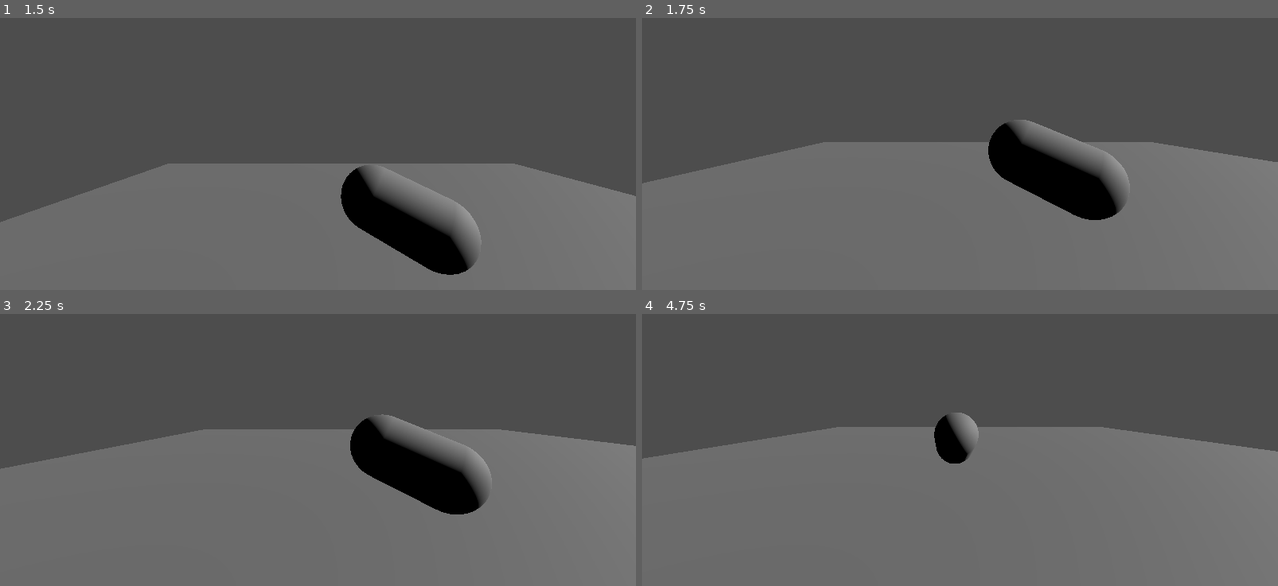
Above: before the commit, frames 1-4 (two rows, left to right).
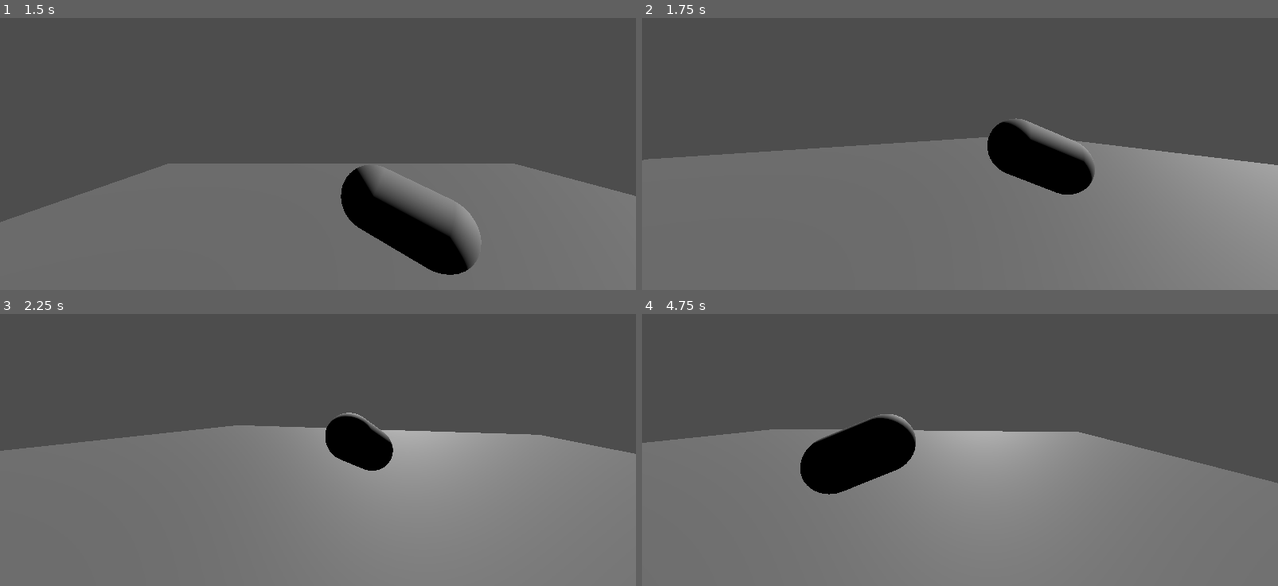
Above: after the commit, the same moments.

Repository: ChristianBuffa/Sk8te-Flip
Game: Godot game, scene res://Scenes/Test Scenes/test_main.tscn
Two runs of this game, one before a commit and one after it. Both use one fixed random seed, a clock stepped at 60 frames per second and the inputs below.
Inputs:
- Up to frame 1 (1.5 s): tap Enter (ui_accept) at 0.5, 0.77 s; hold D (SwerveRight) 0.53-1.28 s; tap Space (Flip) at 0.6 s; tap 1 (Emote 1, bound only after the commit) at 0.8, 1.35 s; hold Down (ui_down) from 1.28 s (still down)
- Up to frame 2 (1.75 s): keep holding Down (ui_down); tap Enter (ui_accept) at 1.52 s; tap Space (Flip) at 1.55 s
- Up to frame 3 (2.25 s): release Down (ui_down) at 2.03 s; hold D (SwerveRight) from 2.03 s (still down); tap S (Decelerate) at 2.1 s
- Up to frame 4 (4.75 s): tap 1 (Emote 1, bound only after the commit) at 2.3, 3.6 s; release D (SwerveRight) at 2.78 s; hold W (Accelerate) 2.78-3.53 s; tap Space (Flip) at 2.85, 4.35 s; tap Enter (ui_accept) at 3.02, 3.77, 4.52 s; hold A (SwerveLeft) from 3.53 s (still down)

Frame 1 is identical in both runs. In frame 2, 7.3% of the frame differs, in the area x 0-100%, y 36-80%; in frame 3, 11%; in frame 4, 15%, in the area x 0-100%, y 36-79%.

Commit message:
emote and idle

Diff:
--- a/Scenes/Camera/camera_follow.gd
+++ b/Scenes/Camera/camera_follow.gd
@@ -8,7 +8,7 @@
 	var current_velocity = get_parent().get_linear_velocity()
 	current_velocity.y = 0
 
-	if current_velocity.length_squared() > 1:
+	if current_velocity.length_squared() > 0.01:
 		direction = lerp(direction, -current_velocity.normalized(), smooth_speed * delta)
 
 	global_transform.basis = get_rotation_from_direction(direction)
--- a/Scenes/Player/Skate.gd
+++ b/Scenes/Player/Skate.gd
@@ -3,7 +3,16 @@
 const JUMP_FORCE = 5
 const IMPULSE_FORCE = 10
 const SWERVE_FORCE = 5
-var ROTATION_ANGLE = 1
+const ROTATION_ANGLE = 1
+@onready var animation_player = $Character_Ragdoll/AnimationPlayer
+
+func _ready():
+	animation_player.play("idle")
+
+
+func _process(delta):
+	if(Input.is_action_just_pressed("Emote 1")):
+		animation_player.play("emote-yes")
 
 func _physics_process(delta):
 	var is_on_floor = check_is_on_floor()
@@ -21,6 +30,7 @@
 			apply_torque_impulse(Vector3(0, -ROTATION_ANGLE, 0) * delta)
 
 		if Input.is_action_just_pressed("Flip"):
+			$SkateBoard_cs/AnimationPlayer.play("flip_animation")
 			apply_central_impulse(Vector3(0, JUMP_FORCE, 0))
 
 func check_is_on_floor() -> bool :
--- a/Scenes/Player/base_character.tscn
+++ b/Scenes/Player/base_character.tscn
@@ -16,6 +16,10 @@
 radius = 0.153777
 
 [node name="Root Scene" instance=ExtResource("1_28qoi")]
+
+[node name="Skeleton3D" parent="RootNode/character_skate_boy" index="0"]
+bones/4/rotation = Quaternion(0, 0, -0.382683, 0.92388)
+bones/5/rotation = Quaternion(0, 0, 0.382683, 0.92388)
 
 [node name="Physical Bone root" type="PhysicalBone3D" parent="RootNode/character_skate_boy/Skeleton3D" index="2"]
 transform = Transform3D(1, 0, 0, 0, 0, -1, 0, 1, 0, 0, 0.337505, 0)
@@ -84,10 +88,10 @@
 shape = SubResource("CapsuleShape3D_s0wy2")
 
 [node name="Physical Bone right arm" type="PhysicalBone3D" parent="RootNode/character_skate_boy/Skeleton3D" index="7"]
-transform = Transform3D(0.389104, -0.0670598, -0.91875, 0.0822177, 0.995895, -0.0378702, 0.917517, -0.060802, 0.39302, -0.672739, 0.212866, 0.166338)
+transform = Transform3D(0.217002, -0.751622, -0.622877, 0.333275, 0.656787, -0.676432, 0.917517, -0.060802, 0.39302, -0.452006, -0.170261, 0.166338)
 joint_type = 1
-joint_offset = Transform3D(1, 0, 0, 0, 1, 0, 0, 0, 1, 0.0606066, 0.0473248, -0.601288)
-body_offset = Transform3D(0.389104, -0.0670598, -0.91875, 0.0822177, 0.995895, -0.0378702, 0.917517, -0.060802, 0.39302, -0.572842, -0.0748844, 0.183588)
+joint_offset = Transform3D(1, 0, 0, 0, 1, 0, 0, 0, 1, 0.0606067, 0.0473249, -0.601288)
+body_offset = Transform3D(0.389104, -0.0670588, -0.91875, 0.0822173, 0.995895, -0.0378693, 0.917517, -0.060802, 0.39302, -0.572842, -0.0748839, 0.183588)
 bone_name = "arm_right"
 joint_constraints/bias = 0.3
 joint_constraints/damping = 1.0
@@ -98,10 +102,10 @@
 shape = SubResource("CapsuleShape3D_s0wy2")
 
 [node name="Physical Bone left arm" type="PhysicalBone3D" parent="RootNode/character_skate_boy/Skeleton3D" index="8"]
-transform = Transform3D(-0.415567, -0.000279473, -0.909563, 0.0822177, 0.995895, -0.0378702, 0.905839, -0.0905198, -0.413838, -0.0913772, 0.207933, -0.164017)
+transform = Transform3D(-0.235714, 0.704006, -0.669937, 0.351987, 0.704403, 0.616379, 0.905839, -0.0905198, -0.413838, -0.0916875, 0.366562, -0.164017)
 joint_type = 1
-joint_offset = Transform3D(1, 0, 0, 0, 1, 0, 0, 0, 1, 0.0600225, 0.0661501, -0.237736)
-body_offset = Transform3D(-0.415567, -0.000279473, -0.909563, 0.0822177, 0.995895, -0.0378702, 0.905839, -0.0905198, -0.413838, -0.191274, -0.0798166, -0.146767)
+joint_offset = Transform3D(1, 0, 0, 0, 1, 0, 0, 0, 1, 0.0600474, 0.0660756, -0.237665)
+body_offset = Transform3D(-0.415567, -0.000280619, -0.909563, 0.0822172, 0.995895, -0.0378712, 0.905839, -0.0905198, -0.413838, -0.191199, -0.079742, -0.146767)
 bone_name = "arm_left"
 joint_constraints/bias = 0.3
 joint_constraints/damping = 1.0
--- a/Scenes/Player/skate.tscn
+++ b/Scenes/Player/skate.tscn
@@ -1,7 +1,9 @@
-[gd_scene load_steps=7 format=3 uid="uid://dge141g0bdyd0"]
+[gd_scene load_steps=12 format=3 uid="uid://dge141g0bdyd0"]
 
 [ext_resource type="Script" path="res://Scenes/Player/Skate.gd" id="1_mav0y"]
 [ext_resource type="Texture2D" uid="uid://c0on8q16axhb1" path="res://Mini Skate/FBX format/skateboard-574cd99b67f687f2ccb3d6c12bb685f0_colormap.png" id="2_8ipfh"]
+[ext_resource type="PackedScene" uid="uid://cn82sur21s1vy" path="res://Scenes/Player/base_character.tscn" id="3_dipqk"]
+[ext_resource type="Script" path="res://Scenes/Camera/camera_follow.gd" id="4_vv1l6"]
 
 [sub_resource type="ConvexPolygonShape3D" id="ConvexPolygonShape3D_2dbxc"]
 points = PackedVector3Array(0.15, 0.0432967, 0.249961, 0.15, -2.72776e-15, 0.224951, 0.15, 0.0865934, 0.224951, 0.12498 …(730 unchanged characters)…
@@ -46,8 +48,44 @@
 blend_shape_mode = 0
 shadow_mesh = SubResource("ArrayMesh_medmt")
 
+[sub_resource type="Animation" id="Animation_a0i2p"]
+resource_name = "flip_animation"
+length = 0.5
+tracks/0/type = "value"
+tracks/0/imported = false
+tracks/0/enabled = true
+tracks/0/path = NodePath("SkateBoard_cs/skateboard:rotation")
+tracks/0/interp = 1
+tracks/0/loop_wrap = true
+tracks/0/keys = {
+"times": PackedFloat32Array(0, 0.5),
+"transitions": PackedFloat32Array(1, 1),
+"update": 0,
+"values": [Vector3(0, 0, 0), Vector3(0, 0, 6.28319)]
+}
+
+[sub_resource type="Animation" id="Animation_j1y0p"]
+length = 0.001
+tracks/0/type = "value"
+tracks/0/imported = false
+tracks/0/enabled = true
+tracks/0/path = NodePath("SkateBoard_cs/skateboard:rotation")
+tracks/0/interp = 1
+tracks/0/loop_wrap = true
+tracks/0/keys = {
+"times": PackedFloat32Array(0),
+"transitions": PackedFloat32Array(1),
+"update": 0,
+"values": [Vector3(0, 0, 0)]
+}
+
+[sub_resource type="AnimationLibrary" id="AnimationLibrary_0xv7r"]
+_data = {
+"RESET": SubResource("Animation_j1y0p"),
+"flip_animation": SubResource("Animation_a0i2p")
+}
+
 [node name="Skate" type="RigidBody3D"]
-transform = Transform3D(1, 0, 0, 0, 1, 0, 0, 0, 1, 0, 7.08845, 0)
 linear_damp = 0.1
 script = ExtResource("1_mav0y")
 
@@ -58,9 +96,56 @@
 mesh = SubResource("ArrayMesh_6drva")
 skeleton = NodePath("")
 
-[node name="Camera3D" type="Camera3D" parent="."]
-transform = Transform3D(-0.999779, -9.31116e-10, -0.0210471, -0.0105038, 0.866566, 0.498952, 0.0182387, 0.499063, -0.866374, 0, 0.773939, -2.07186)
+[node name="AnimationPlayer" type="AnimationPlayer" parent="SkateBoard_cs"]
+root_node = NodePath("../..")
+libraries = {
+"": SubResource("AnimationLibrary_0xv7r")
+}
 
 [node name="RayCast3D" type="RayCast3D" parent="."]
 transform = Transform3D(1, 0, 0, 0, 1, 0, 0, 0, 1, 0, 0.086988, 0)
 target_position = Vector3(0, -0.16, 0)
+
+[node name="Character_Ragdoll" parent="." instance=ExtResource("3_dipqk")]
+transform = Transform3D(1, 0, 0, 0, 1, 0, 0, 0, 1, 0, 0.215868, 0)
+
+[node name="Skeleton3D" parent="Character_Ragdoll/RootNode/character_skate_boy" index="0"]
+bones/5/rotation = Quaternion(0, 0, 0.382683, 0.92388)
+
+[node name="Physical Bone root" parent="Character_Ragdoll/RootNode/character_skate_boy/Skeleton3D" index="2"]
+transform = Transform3D(1, 0, 0, 0, 0, -1, 0, 1, 0, 0, 0.337505, 0)
+joint_offset = Transform3D(1, 0, 0, 0, 1, 0, 0, 0, 1, 0, 0, 0.337505)
+body_offset = Transform3D(1, 0, 0, 0, 0, -1, 0, 1, 0, 0, 0.337505, 0)
+
+[node name="Physical Bone torso" parent="Character_Ragdoll/RootNode/character_skate_boy/Skeleton3D" index="3"]
+transform = Transform3D(1, 0, 0, 0, 0, -1, 0, 1, 0, -1.44382e-15, 0.277387, 0.0121801)
+joint_offset = Transform3D(1, 0, 0, 0, 1, 0, 0, 0, 1, 0, -0.0409301, 0.101137)
+body_offset = Transform3D(1, 0, 0, 0, 0, -1, 0, 1, 0, 0, 0.101137, 0.0409301)
+
+[node name="Physical Bone right leg" parent="Character_Ragdoll/RootNode/character_skate_boy/Skeleton3D" index="5"]
+transform = Transform3D(1, 0, 0, 0, 0, -1, 0, 1, 0, -0.609064, 0.063039, -0.0489044)
+joint_offset = Transform3D(1, 0, 0, 0, 1, 0, 0, 0, 1, 0.525493, 0.0201544, -0.113211)
+body_offset = Transform3D(1, 0, 0, 0, 0, -1, 0, 1, 0, -0.525493, -0.113211, -0.0201544)
+
+[node name="Physical Bone left leg" parent="Character_Ragdoll/RootNode/character_skate_boy/Skeleton3D" index="6"]
+transform = Transform3D(1, 0, 0, 0, 0, -1, 0, 1, 0, -0.429314, 0.06551, -0.0489044)
+joint_offset = Transform3D(1, 0, 0, 0, 1, 0, 0, 0, 1, 0.512885, 0.0201544, -0.11074)
+body_offset = Transform3D(1, 0, 0, 0, 0, -1, 0, 1, 0, -0.512885, -0.11074, -0.0201544)
+
+[node name="Physical Bone right arm" parent="Character_Ragdoll/RootNode/character_skate_boy/Skeleton3D" index="7"]
+transform = Transform3D(0.217002, -0.751622, -0.622877, 0.333275, 0.656786, -0.676432, 0.917517, -0.060802, 0.39302, -0.452006, -0.170261, 0.166338)
+joint_offset = Transform3D(1, 0, 0, 0, 1, 0, 0, 0, 1, 0.0606067, 0.0473249, -0.601288)
+body_offset = Transform3D(0.389104, -0.0670587, -0.91875, 0.0822173, 0.995895, -0.0378693, 0.917517, -0.060802, 0.39302, -0.572842, -0.0748838, 0.183588)
+
+[node name="Physical Bone left arm" parent="Character_Ragdoll/RootNode/character_skate_boy/Skeleton3D" index="8"]
+transform = Transform3D(-0.235714, 0.704006, -0.669937, 0.351987, 0.704403, 0.616379, 0.905839, -0.0905198, -0.413838, -0.0915855, 0.366562, -0.164017)
+joint_offset = Transform3D(1, 0, 0, 0, 1, 0, 0, 0, 1, 0.0600715, 0.0660038, -0.237597)
+body_offset = Transform3D(-0.415567, -0.000280619, -0.909563, 0.0822172, 0.995895, -0.0378712, 0.905839, -0.0905198, -0.413838, -0.191127, -0.0796698, -0.146767)
+
+[node name="Camera_pivot" type="Node3D" parent="."]
+script = ExtResource("4_vv1l6")
+
+[node name="Camera3D" type="Camera3D" parent="Camera_pivot"]
+transform = Transform3D(-0.993635, -1.11047e-08, -0.112648, -0.0534762, 0.880138, 0.471697, 0.0991461, 0.474718, -0.874536, 0, 1.32072, -1.61032)
+
+[editable path="Character_Ragdoll"]
--- a/Scenes/environment.tscn
+++ b/Scenes/environment.tscn
@@ -15,7 +15,7 @@
 [ext_resource type="PackedScene" uid="uid://codl1gv231urp" path="res://Environment Prefabs/bowl_side.tscn" id="13_nqe5c"]
 [ext_resource type="PackedScene" uid="uid://d306uuqh6d06v" path="res://Environment Prefabs/bowl_corner_inner.tscn" id="14_sh81s"]
 [ext_resource type="PackedScene" uid="uid://cl2duykm7vgvw" path="res://Environment Prefabs/bowl_corner_outer.tscn" id="15_su81n"]
-[ext_resource type="PackedScene" uid="uid://dxy4bwe8tu2cy" path="res://Scenes/Player/Player.tscn" id="16_8blqo"]
+[ext_resource type="PackedScene" uid="uid://dge141g0bdyd0" path="res://Scenes/Player/skate.tscn" id="16_8blqo"]
 
 [node name="Environment" type="Node3D"]
 
@@ -306,4 +306,4 @@
 transform = Transform3D(0.5, 0.813798, -0.296198, 0, 0.34202, 0.939693, 0.866025, -0.469846, 0.17101, 0, 0, 0)
 
 [node name="Player" parent="." instance=ExtResource("16_8blqo")]
-transform = Transform3D(1, 0, 0, 0, 1, 0, 0, 0, 1, -0.129088, 0.0986233, 0.426171)
+transform = Transform3D(1, 0, 0, 0, 1, 0, 0, 0, 1, -0.943383, 0.0126041, -5.36342)
--- /dev/null
+++ b/character_skater_boy.tscn
@@ -0,0 +1,8 @@
+[gd_scene load_steps=2 format=3 uid="uid://cxj3f2jqdf3bm"]
+
+[ext_resource type="PackedScene" uid="uid://ckqr7fyq7vttd" path="res://Mini Skate/FBX format/character-skate-boy.fbx" id="1_yutsc"]
+
+[node name="Root Scene" instance=ExtResource("1_yutsc")]
+
+[node name="Skeleton3D" parent="RootNode/character_skate_boy" index="0"]
+bones/5/rotation = Quaternion(0, 0, 0.382683, 0.92388)
--- a/project.godot
+++ b/project.godot
@@ -46,3 +46,8 @@
 "events": [Object(InputEventKey,"resource_local_to_scene":false,"resource_name":"","device":-1,"window_id":0,"alt_pressed":false,"shift_pressed":false,"ctrl_pressed":false,"meta_pressed":false,"pressed":false,"keycode":0,"physical_keycode":32,"key_label":0,"unicode":32,"echo":false,"script":null)
 ]
 }
+"Emote 1"={
+"deadzone": 0.5,
+"events": [Object(InputEventKey,"resource_local_to_scene":false,"resource_name":"","device":-1,"window_id":0,"alt_pressed":false,"shift_pressed":false,"ctrl_pressed":false,"meta_pressed":false,"pressed":false,"keycode":0,"physical_keycode":49,"key_label":0,"unicode":49,"echo":false,"script":null)
+]
+}
